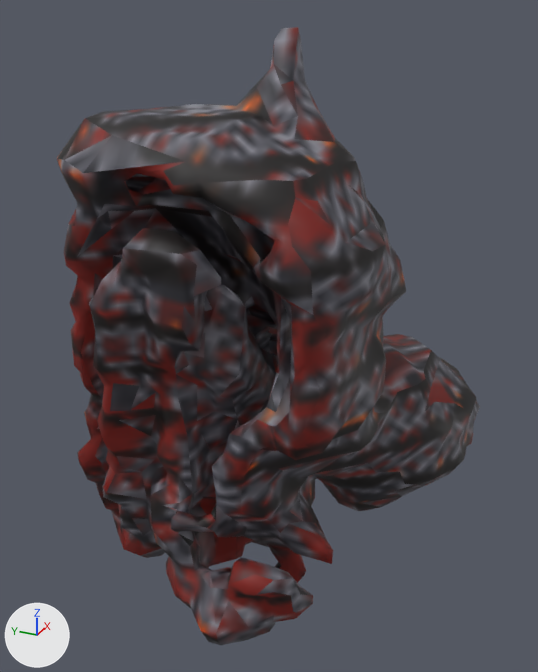
An edit to the glTF model www/proto3d/models/beth/equipment/fitted/finn/finn_chain_masterwork_shoulder_L.glb, drawn before and after from the same camera.
Both versions are drawn from a 50 mm camera at (-0.455, -0.536, 1.693) aimed at (0.426, -0.14, 1.252). Lighting does not change. The marker at lower left points along +X, +Y and +Z. The older version comes first. Vertices at exactly the same position are counted once.

The first picture shows 'finn_chain_masterwork_shoulder_L'.
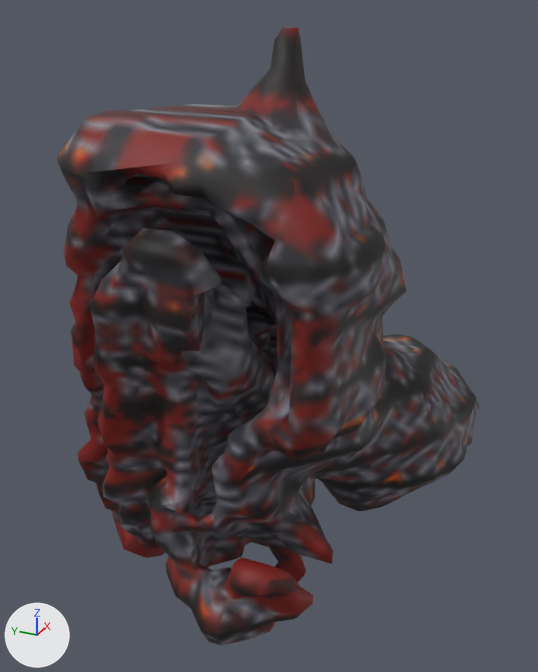
Pixel boxes (x1, y1, x2, y2) of what changed, in the pictures (538 x 672 px; the box of a moved part takes in the faces that stretch with it):
part 1 of me_finn_chain_masterwork_shoulder_l_hi_001, moved or reshaped: before (204, 316, 384, 449); after (204, 346, 284, 449)
part 2 of me_finn_chain_masterwork_shoulder_l_hi_001, moved or reshaped: (65, 117, 193, 173) in both
part 3 of me_finn_chain_masterwork_shoulder_l_hi_001, surface changed: (57, 27, 470, 645) in both

The change, as a list of edits to the scene's bpy script:
```text
Change me_finn_chain_masterwork_shoulder_l_hi_001:
    used by ob_finn_chain_masterwork_shoulder_l; location = (0.0, 0.0, 0.0)
    remove me_finn_chain_masterwork_shoulder_l_hi_001.from_pydata(...)  # 2472 vertices, 4991 faces; spans x 0.147..0.761, y -0.413..0.074, z 0.902..1.661
    add me_finn_chain_masterwork_shoulder_l_hi_001.from_pydata(...)  # 2464 vertices, 5020 faces; spans x 0.147..0.761, y -0.413..0.074, z 0.902..1.661
    me_finn_chain_masterwork_shoulder_l_hi_001 part 1
    9 vertices are removed from x 0.192..0.398, y -0.311..-0.096, z 1.161..1.437
    69 faces are deleted
    18 vertices are added at x 0.193..0.403, y -0.315..-0.097, z 1.16..1.44
    87 new faces join them
    me_finn_chain_masterwork_shoulder_l_hi_001 part 2
    2 vertices are removed from x 0.19..0.224, y -0.07..-0.03, z 1.511..1.562
    13 faces are deleted
    4 vertices are added at (0.187, -0.072, 1.561), (0.219, -0.037, 1.511), (0.235, -0.022, 1.509), (0.197, -0.05, 1.563)
    17 new faces join them
    me_finn_chain_masterwork_shoulder_l_hi_001 part 3: 2664 kept faces spanning x 0.147..0.761, y -0.413..0.065, z 0.902..1.661 get new texture (UV) coordinates
    other edits to the shape of me_finn_chain_masterwork_shoulder_l_hi_001 do not show in these pictures
```
